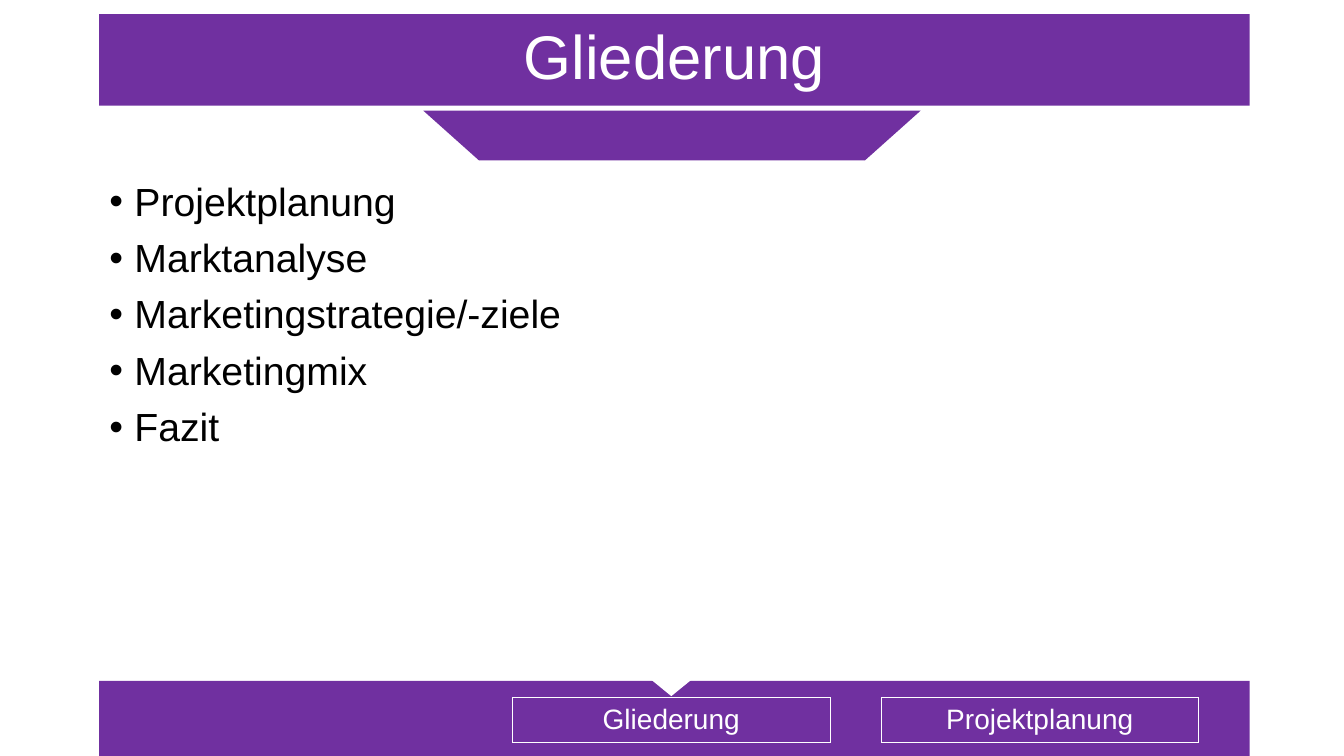
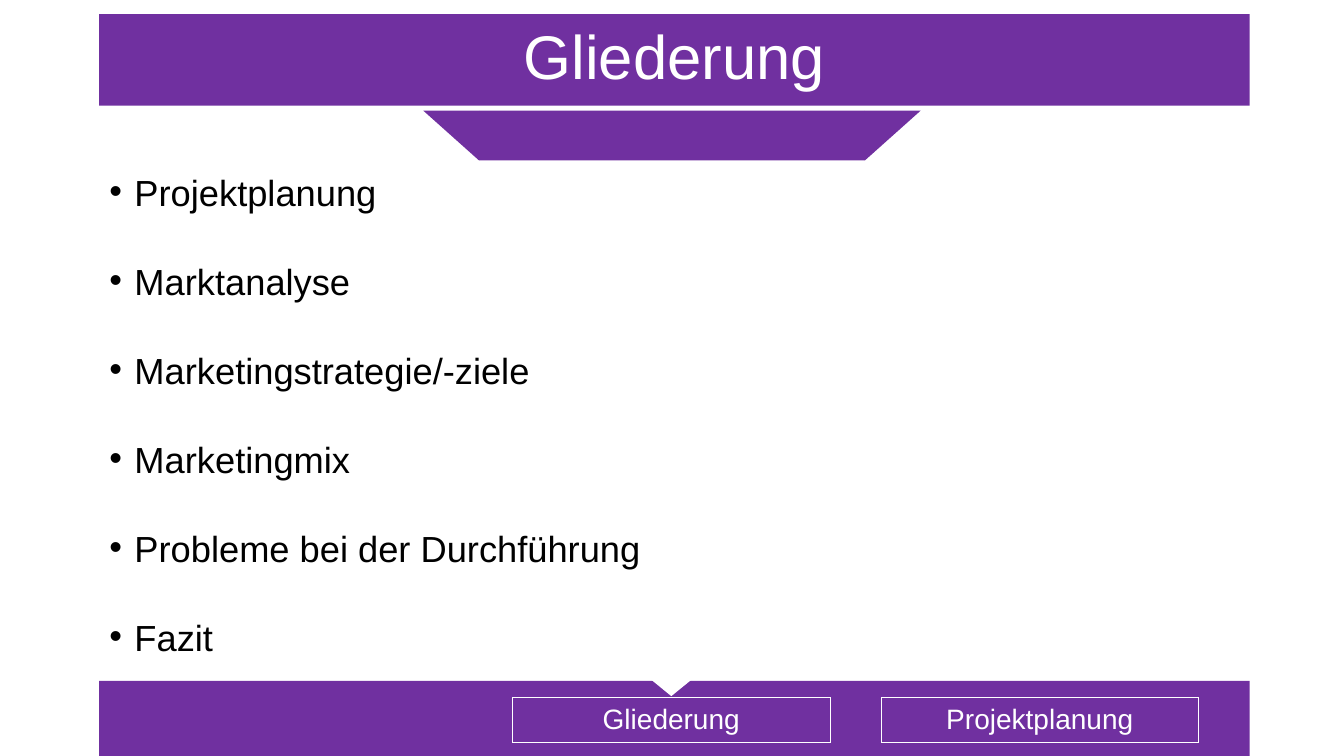
Before and after one commit to Sl0thking/mp_gproz_scrumiverse, a slide deck: slide 2 of 5_Präsentation/Projektpräsentation.pptx. Drawn at 1344x756 pixels with LibreOffice and Linux fonts; fonts in the diff are those of the drawing. Boxes give left, top, right and bottom in pixels: in the first picture for what was removed or moved away, otherwise in the second. Text is boxed around its words. In the diff, an @@ line names an element or a change of style, - is before the commit and + after.

```diff
--- a/5_Präsentation/Projektpräsentation.pptx
+++ b/5_Präsentation/Projektpräsentation.pptx
@@ text at (134, 179, 529, 652): size 28 to 25.9 pt in "Projektplanung", "Marktanalyse", "Marketingstrategie/-ziele", "Marketingmix" and 1 more places; line spacing 0.9 to 0.7 @@
@@ text at (134, 535, 641, 569): paragraph added @@
+• Probleme bei der Durchführung
```
Also in this commit, not shown: 13 other slides changed, 1 slide added.
